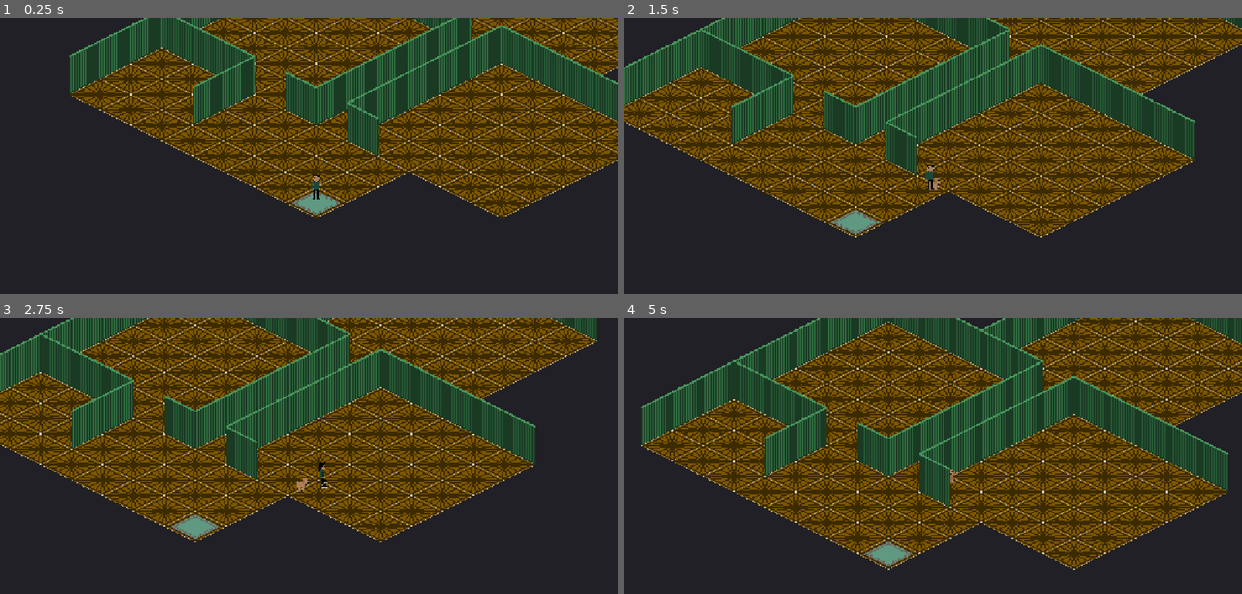
Above: before the commit, frames 1-4 (two rows, left to right).
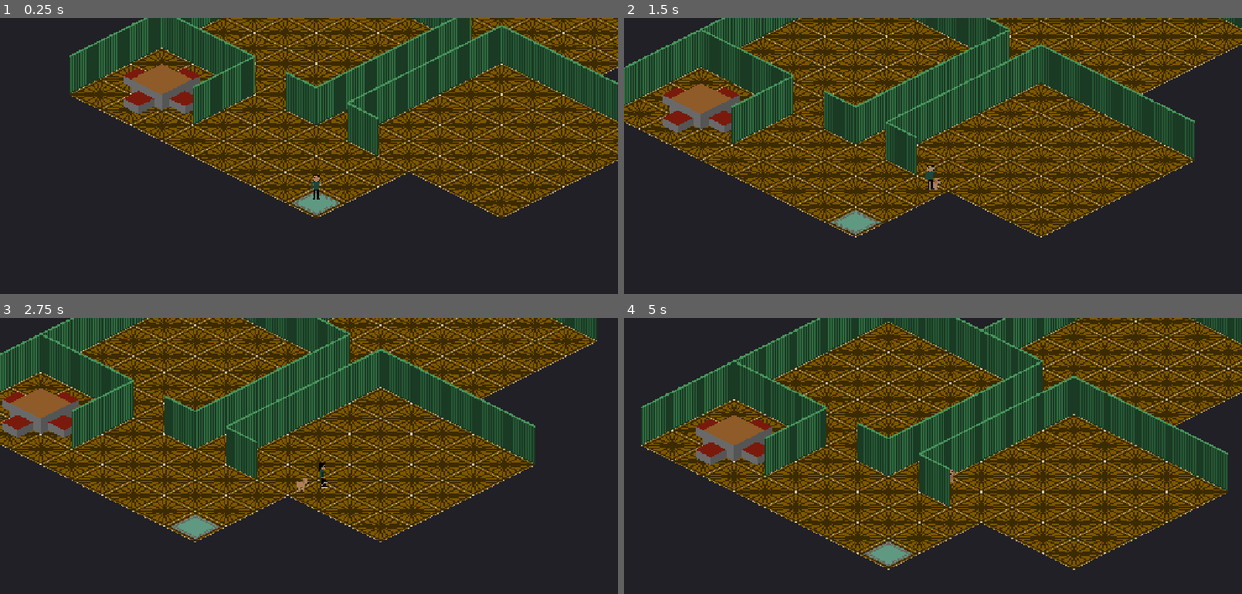
Above: after the commit, the same moments.

Repository: deets-137/DeetsLife
Game: Godot game, scene res://scenes/main.tscn
Same seed, same stepped clock (60 frames per second), same inputs: the game is played once before the commit and once after it.
Inputs:
- Up to frame 1 (0.25 s): no input
- Up to frame 2 (1.5 s): hold D (move_right) 0.53-1.28 s; hold S (move_down) from 1.28 s (still down)
- Up to frame 3 (2.75 s): release S (move_down) at 2.03 s; hold D (move_right) from 2.03 s (still down)
- Up to frame 4 (5 s): release D (move_right) at 2.78 s; hold W (move_up) 2.78-3.53 s; hold A (move_left) from 3.53 s (still down)

The runs differ from the first frame. In frame 1, 1.7% of the frame differs, in the area x 20-33%, y 16-35%; in frame 2, 1.6%; in frame 3, 1.7%; in frame 4, 2.4%, in the area x 3-100%, y 2-91%.

Commit message:
Mahjong corner in room C: table, four stools, props system
Aditya's direction: 1x1 game table on C's center tile, four quarter-tile
stools tucked toward it, one per side. Props are data-driven in PROPS in
room.gd: sprite from assets/props/, bottom-center anchored at the
footprint's south corner (canvas size read at load, so redrawn art can
be any size), plus an inset diamond collider per prop.

- Stool colliders are leg-sized (0.35 tile) so the walk lanes around the
  table stay comfortable; table collider is a 0.9-tile diamond. Walk
  lanes, table impenetrability, and Y-sort verified headless.
- Graybox placeholders: mahjong_table.png (128x96), mahjong_chair.png
  (64x48, symmetric, reused for all four seats).
- Docs: props art contract in PIXEL_ART_GUIDE (incl. planned player
  sit poses, to be drawn with the next player-sprite batch), roadmap in
  BUILD_PLAN Milestone 0.6, state notes in CLAUDE.md.

Co-Authored-By: Claude Fable 5 <noreply@anthropic.com>

Diff:
--- a/game/scripts/room.gd
+++ b/game/scripts/room.gd
@@ -29,6 +29,20 @@
 
 const SPAWN_TILE := Vector2i(4, 2)  # bottom-right of the entry, on the mat
 
+## Props: sprite from assets/props/<tex>.png, bottom-center anchored at the south
+## corner of a square footprint centered on "at" (fractional tile coords are fine —
+## the stools sit tucked toward the table, a quarter tile off their tile's center).
+## "half" = footprint half-extent in tiles; "collider_half" = the solid diamond
+## (smaller than the sprite, so walk lanes past a prop stay comfortable).
+## The stools' colliders will toggle off when sitting gets built.
+const PROPS := [
+	{ "tex": "mahjong_table", "at": Vector2(-2.0, 1.0), "half": 0.5, "collider_half": 0.45 },
+	{ "tex": "mahjong_chair", "at": Vector2(-2.0, 0.25), "half": 0.25, "collider_half": 0.175 },  # NE seat
+	{ "tex": "mahjong_chair", "at": Vector2(-2.0, 1.75), "half": 0.25, "collider_half": 0.175 },  # SW seat
+	{ "tex": "mahjong_chair", "at": Vector2(-2.75, 1.0), "half": 0.25, "collider_half": 0.175 },  # NW seat
+	{ "tex": "mahjong_chair", "at": Vector2(-1.25, 1.0), "half": 0.25, "collider_half": 0.175 },  # SE seat
+]
+
 @onready var _player: CharacterBody2D = $Player
 
 var _floor_root: Node2D
@@ -46,6 +60,7 @@
 	for room_name in ROOMS:
 		_build_room(room_name, ROOMS[room_name])
 	_build_mat()
+	_build_props()
 	_build_collision()
 	_player.position = tile_to_world(SPAWN_TILE.x, SPAWN_TILE.y)
 
@@ -130,6 +145,32 @@
 		add_child(s)
 
 
+func _build_props() -> void:
+	for p in PROPS:
+		var tex: Texture2D = load("res://assets/props/%s.png" % p.tex)
+		# Anchor bottom-center at the footprint's south corner (its Y-sort point);
+		# size comes from the texture, so redrawn art can be any canvas size.
+		var base: Vector2 = tile_to_world(p.at.x, p.at.y) + Vector2(0, p.half * TILE_H)
+		var s := Sprite2D.new()
+		s.centered = false
+		s.texture = tex
+		s.position = base
+		s.offset = Vector2(-tex.get_width() / 2.0, -float(tex.get_height()))
+		add_child(s)
+		var body := StaticBody2D.new()
+		body.position = tile_to_world(p.at.x, p.at.y)
+		var shape := ConvexPolygonShape2D.new()
+		var ch: float = p.collider_half
+		shape.points = PackedVector2Array([
+			Vector2(0, -TILE_H * ch), Vector2(TILE_W * ch, 0),
+			Vector2(0, TILE_H * ch), Vector2(-TILE_W * ch, 0),
+		])
+		var cs := CollisionShape2D.new()
+		cs.shape = shape
+		body.add_child(cs)
+		add_child(body)
+
+
 func _build_collision() -> void:
 	# One StaticBody2D with a segment along every impassable tile edge: wall
 	# edges, plus the floor's outer boundary. Door gaps get no segment, so the
Binary file added: game/assets/props/mahjong_chair.png
Not shown, added: game/assets/props/mahjong_chair.png.import
Binary file added: game/assets/props/mahjong_table.png
Not shown, added: game/assets/props/mahjong_table.png.import
Not shown, changed: CLAUDE.md
Not shown, changed: docs/BUILD_PLAN.md
Not shown, changed: docs/PIXEL_ART_GUIDE.md
